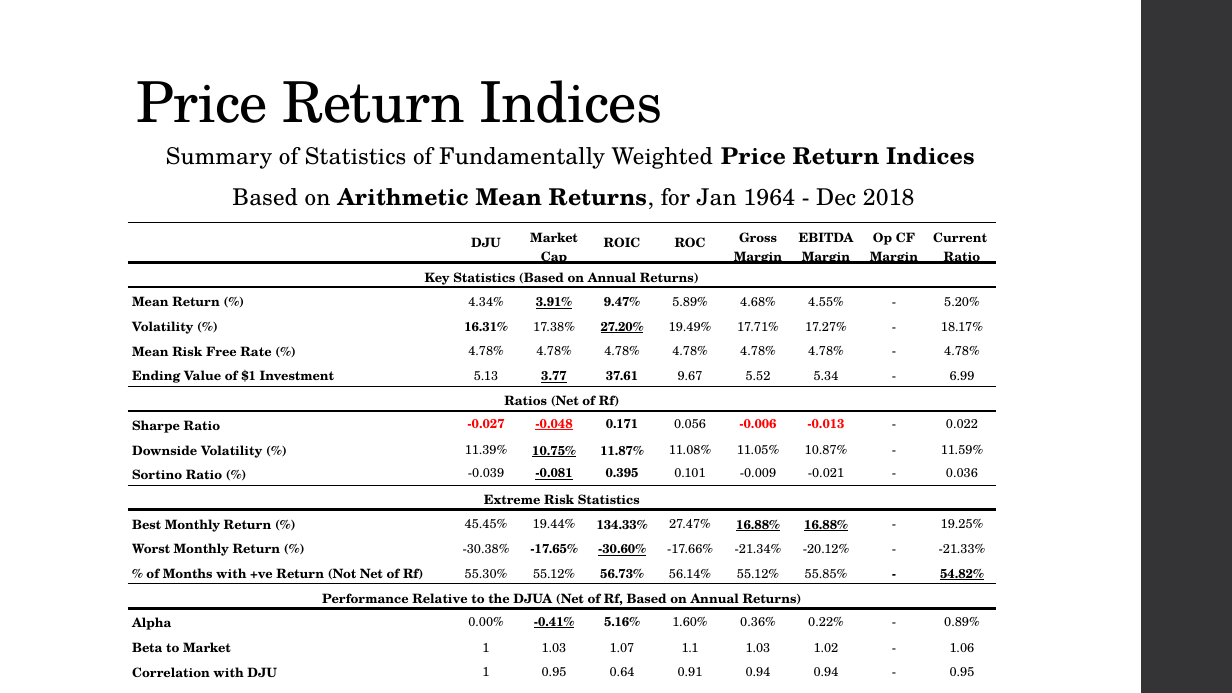
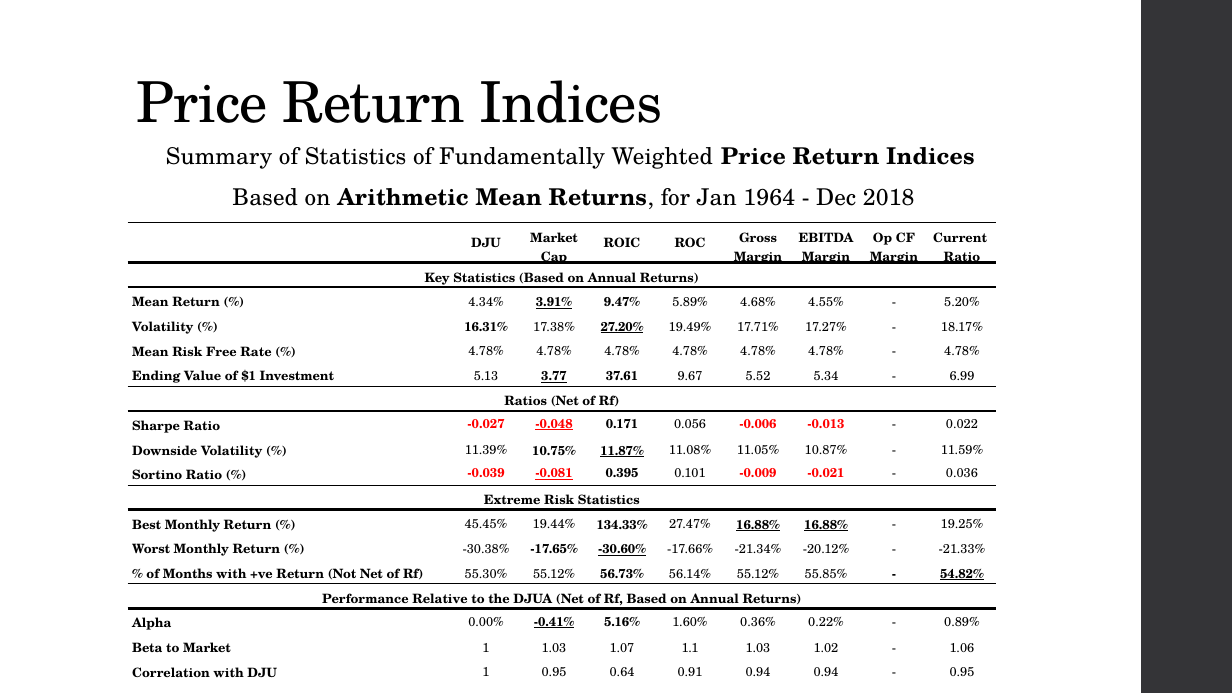
Before and after one commit to fuzzylove87/QF604-Econometrics, a slide deck: slide 27 of QF604 Econometrics Final v1.6.pptx. Drawn at 1232x693 pixels with LibreOffice and Linux fonts; fonts in the diff are those of the drawing. Boxes give left, top, right and bottom in pixels: in the first picture for what was removed or moved away, otherwise in the second. Text is boxed around its words. In the diff, an @@ line names an element or a change of style, - is before the commit and + after.

```diff
--- a/QF604 Econometrics Final v1.6.pptx
+++ b/QF604 Econometrics Final v1.6.pptx
@@ table at (128, 223, 999, 682) @@
@@ underline off in "10.75%" @@
@@ underline on in "11.87%" @@
@@ text colour #000000 to #FF0000 in "-0.039", "-0.081", "-0.009", "-0.021" @@
@@ bold on in "-0.039", "-0.009", "-0.021" @@
```
Also in this commit, not shown: 1 other file.
